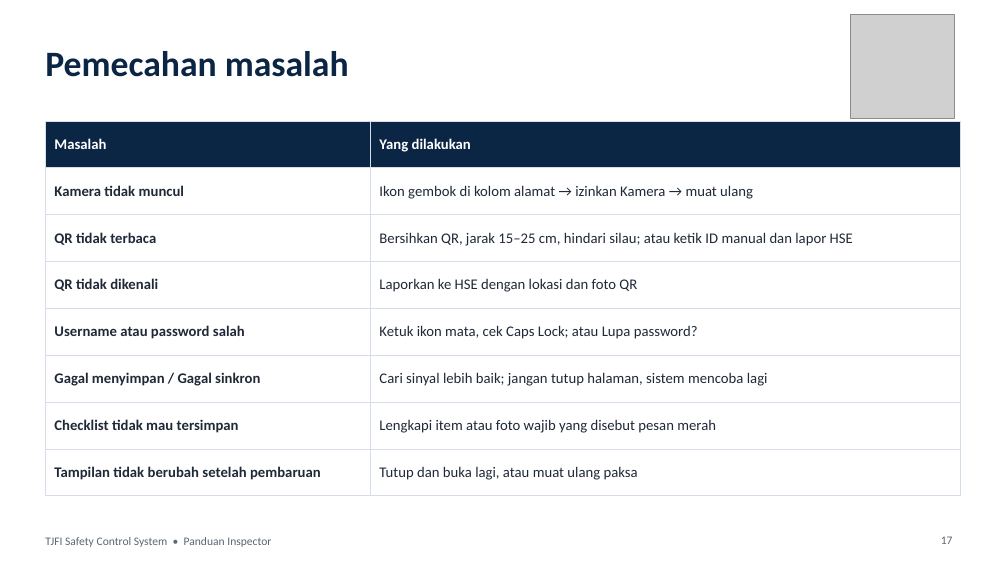
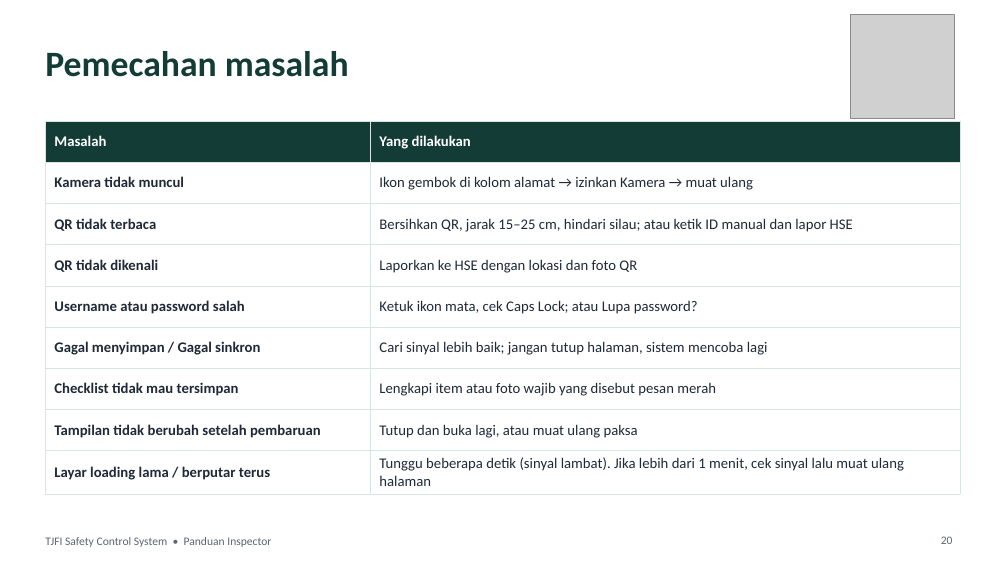
Before and after one commit to tjforge-hse/tjforge-hse.github.io, a slide deck: slide 20 of panduan-inspector.pptx (slide 17 before the commit). Drawn at 1008x567 pixels with LibreOffice and Linux fonts; fonts in the diff are those of the drawing; grey boxes stand for pictures. Boxes give left, top, right and bottom in pixels: in the first picture for what was removed or moved away, otherwise in the second. Text is boxed around its words. In the diff, an @@ line names an element or a change of style, - is before the commit and + after.

```diff
--- a/panduan-inspector.pptx
+++ b/panduan-inspector.pptx
@@ title "Pemecahan masalah" at [45,51,349,77]: text colour #0B2545 to #143C36 @@
@@ table at [45,121,960,490] @@
+row 9: Layar loading lama / berputar terus | Tunggu beberapa detik (sinyal lambat). Jika lebih dari 1 menit, cek sinyal lalu muat ulang halaman
@@ page number at [941,536,953,544]: text changed @@
-17
+20
```
Also in this commit, not shown: 17 other slides changed, 3 slides added, 1 other file.
